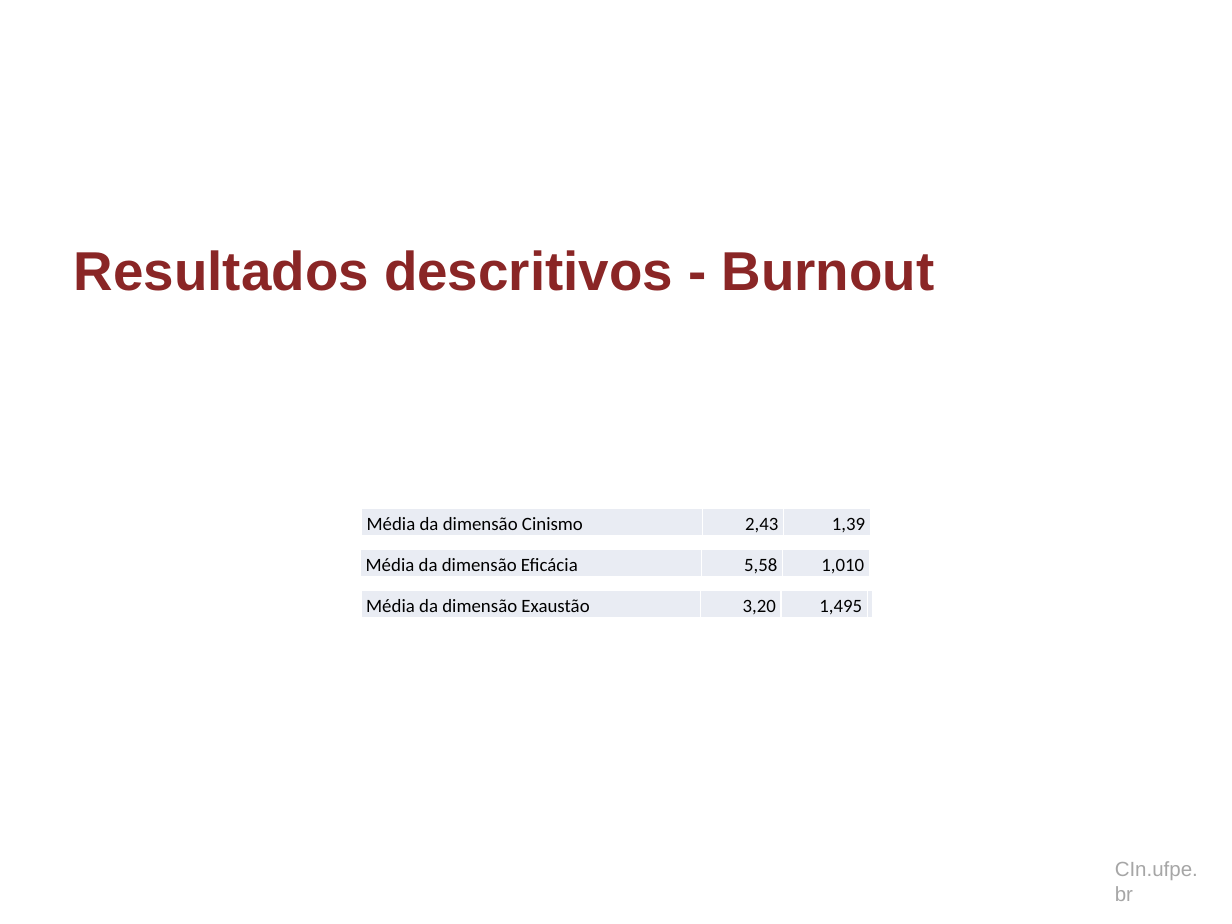
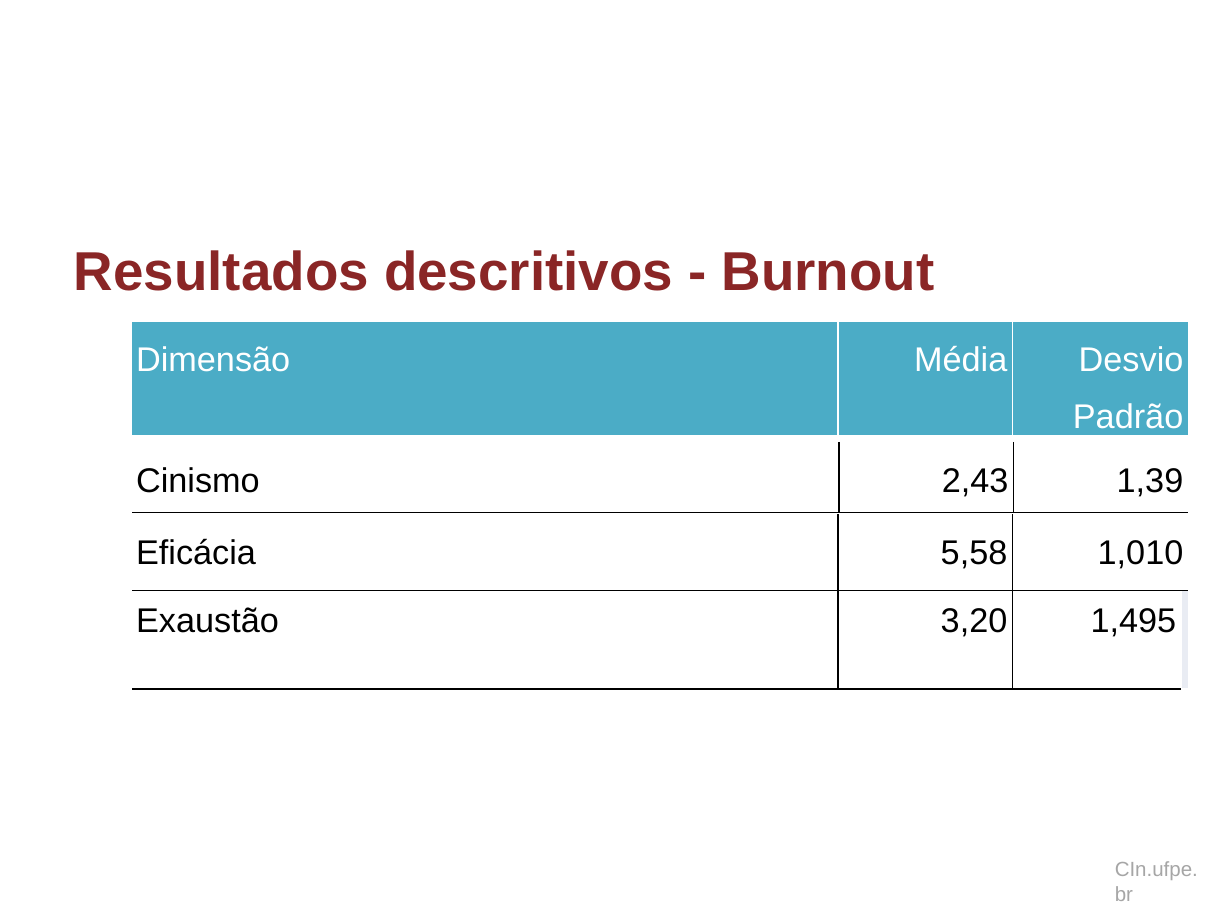
Before and after one commit to dan1lo/doutoradoR, a slide deck: slide 63 of apresentacao doutorado.pptx (slide 48 before the commit). Drawn at 1232x924 pixels with LibreOffice and Linux fonts; fonts in the diff are those of the drawing; background and template pictures are left out. Boxes give left, top, right and bottom in pixels: in the first picture for what was removed or moved away, otherwise in the second. Text is boxed around its words. In the diff, an @@ line names an element or a change of style, - is before the commit and + after.

```diff
--- a/apresentacao doutorado.pptx
+++ b/apresentacao doutorado.pptx
@@ table added at (x1=131, y1=322, x2=1189, y2=439), 1 rows, 3 columns @@
+Dimensão | Média | Desvio Padrão
@@ table at (x1=131, y1=442, x2=1189, y2=513) @@
-row 1, column 1: Média da dimensão Cinismo
+row 1, column 1: Cinismo
@@ fill #E9EDF4 to #FFFFFF in row 1 @@
@@ size 11 to 20 pt, font Calibri to Arial in "2,43", "1,39" @@
@@ line spacing 16pt to 1.5 @@
@@ borders changed @@
@@ table resized from (x1=361, y1=508, x2=871, y2=536) to (x1=131, y1=442, x2=1189, y2=513) @@
@@ table at (x1=131, y1=515, x2=1189, y2=591) @@
-row 1, column 1: Média da dimensão Eficácia
+row 1, column 1: Eficácia
@@ fill #E9EDF4 to #FFFFFF in row 1 @@
@@ size 11 to 20 pt, font Calibri to Arial in "5,58", "1,010" @@
@@ line spacing 16pt to 1.5 @@
@@ borders changed @@
@@ table resized from (x1=361, y1=549, x2=871, y2=578) to (x1=131, y1=515, x2=1189, y2=591) @@
@@ table at (x1=131, y1=582, x2=1189, y2=689) @@
-row 1, column 1: Média da dimensão Exaustão
+row 1, column 1: Exaustão
@@ fill #E9EDF4 to #FFFFFF in 3 cells @@
@@ size 11 to 20 pt, font Calibri to Arial in "3,20", "1,495" @@
@@ line spacing 16pt to 1.5 @@
@@ borders changed @@
@@ table resized from (x1=361, y1=590, x2=871, y2=619) to (x1=131, y1=582, x2=1189, y2=689) @@
```
Also in this commit, not shown: 55 other slides changed, 33 slides added, 12 slides removed, 1 other file.
